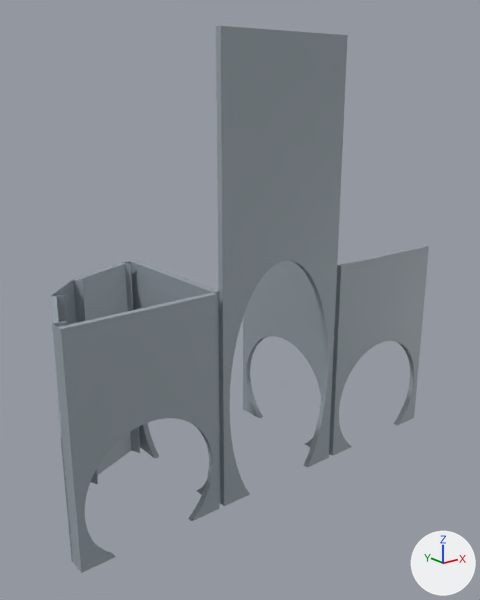
The glTF model Dalek_City/assets/models/Skaro.glb as it was, and as the next commit left it.
Camera for both pictures: a 50 mm camera at (-6.8, -7.45, 6.39) aimed at (-0.04, 1.0, 3.01). Arrows for +X, +Y and +Z are at lower right; the lights stay in place. Where no turn or scale is listed for an object, it has been applied to the vertices.

Script lines for the objects in view, before the commit:
```python
me_plane_003 = bpy.data.meshes.new('Plane.003')
me_plane_003.from_pydata(...)  # 86 vertices, 168 faces; spans x -1.2..1.2, y -0.05..0.05, z 0.0..7.2
me_plane_003.materials.append(mat_metal)  # grey #9ca7ae
me_plane_030 = bpy.data.meshes.new('Plane.030')
me_plane_030.from_pydata(...)  # 86 vertices, 168 faces; spans x -0.05..0.05, y -1.2..1.2, z 0.0..3.6
me_plane_030.materials.append(mat_metal)  # grey #9ca7ae
me_plane_036 = bpy.data.meshes.new('Plane.036')
me_plane_036.from_pydata(...)  # 86 vertices, 168 faces; spans x -1.2..1.2, y -0.05..0.05, z 0.0..3.6
me_plane_036.materials.append(mat_metal)  # grey #9ca7ae
me_plane_037 = bpy.data.meshes.new('Plane.037')
me_plane_037.from_pydata(...)  # 86 vertices, 168 faces; spans x -0.05..0.05, y -1.2..1.2, z 0.0..3.6
me_plane_037.materials.append(mat_metal)  # grey #9ca7ae
ob_arch_round = bpy.data.objects.new('Arch Round', me_plane_003)
ob_arch_round.location = (0.0, 0.0, 0.0)
ob_arch_round_004 = bpy.data.objects.new('Arch Round.004', me_plane_036)
ob_arch_round_004.location = (2.5, 0.0, 0.0)
ob_arch_round_005 = bpy.data.objects.new('Arch Round.005', me_plane_037)
ob_arch_round_005.location = (1.25, 1.25, 0.0)
ob_arch_round_010 = bpy.data.objects.new('Arch Round.010', me_plane_030)
ob_arch_round_010.location = (-1.25, 1.25, 0.0)
# also in view: 'Planel - 6".000' at (-3.7, 0.14, 1.8); 'Arch Round.001' at (-2.5, 0.0, 1.8); 'Doorframe.001' at (-1.99, 2.12, 1.8)
```
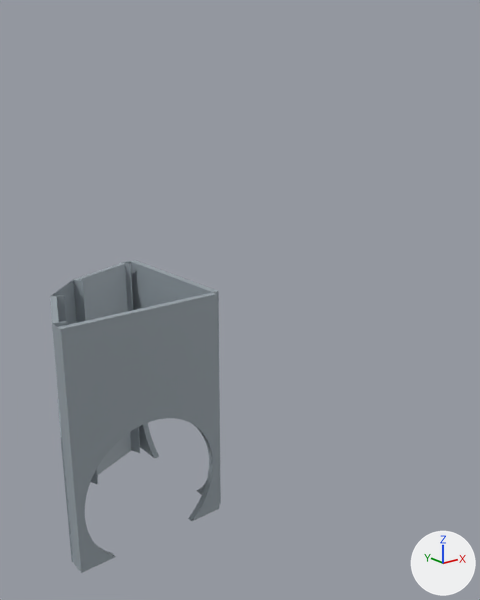
Commit message: Skaro reduced further

Edits to the bpy script that builds the scene:
```text
Remove ob_arch_round_004:
    ob_arch_round_004 = bpy.data.objects.new('Arch Round.004', me_plane_036)
    ob_arch_round_004.location = (2.5, 0.0, 0.0)
Remove ob_arch_round_005:
    ob_arch_round_005 = bpy.data.objects.new('Arch Round.005', me_plane_037)
    ob_arch_round_005.location = (1.25, 1.25, 0.0)
Remove ob_arch_round:
    ob_arch_round = bpy.data.objects.new('Arch Round', me_plane_003)
    ob_arch_round.location = (0.0, 0.0, 0.0)
```

Pixel boxes [x1, y1, x2, y2] of what changed, in the pictures (480 x 600 px):
'Arch Round', deleted
    before: [216, 26, 348, 506]
'Arch Round.004', deleted
    before: [329, 245, 429, 456]
'Arch Round.005', deleted
    before: [243, 261, 324, 447]
